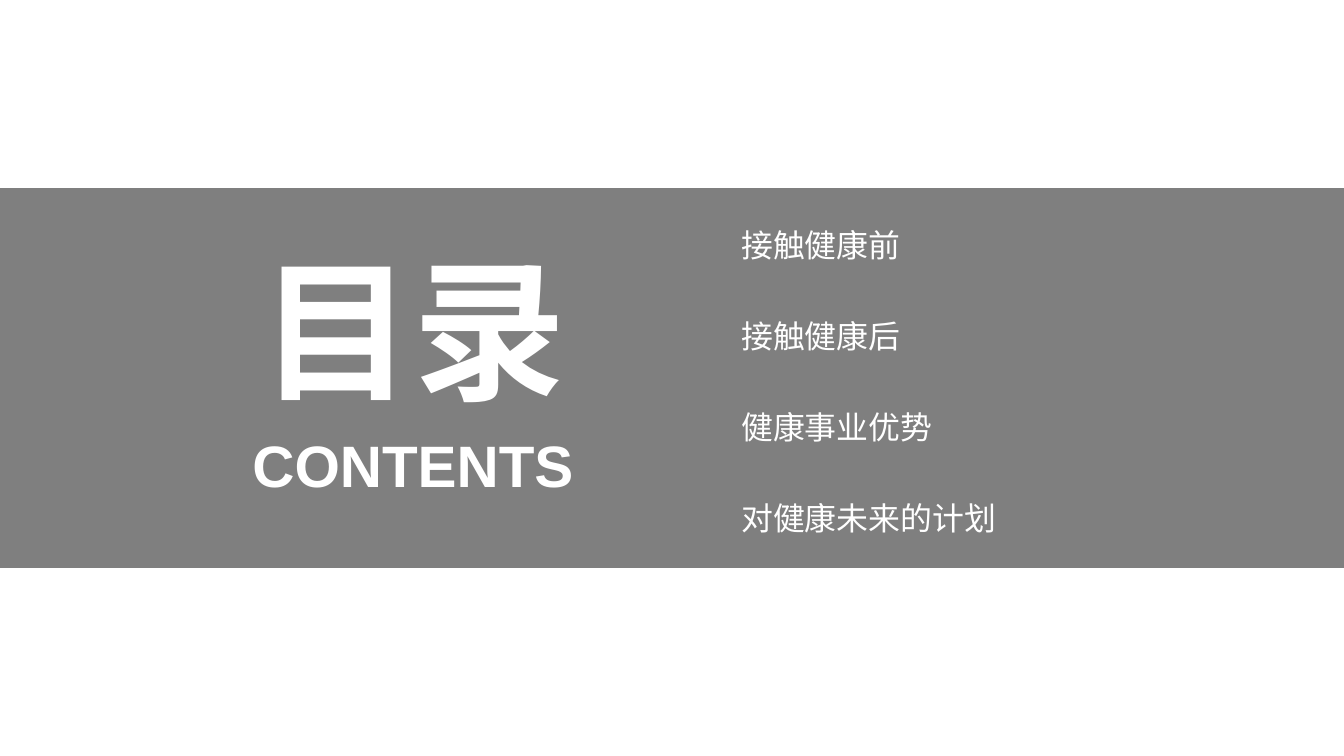
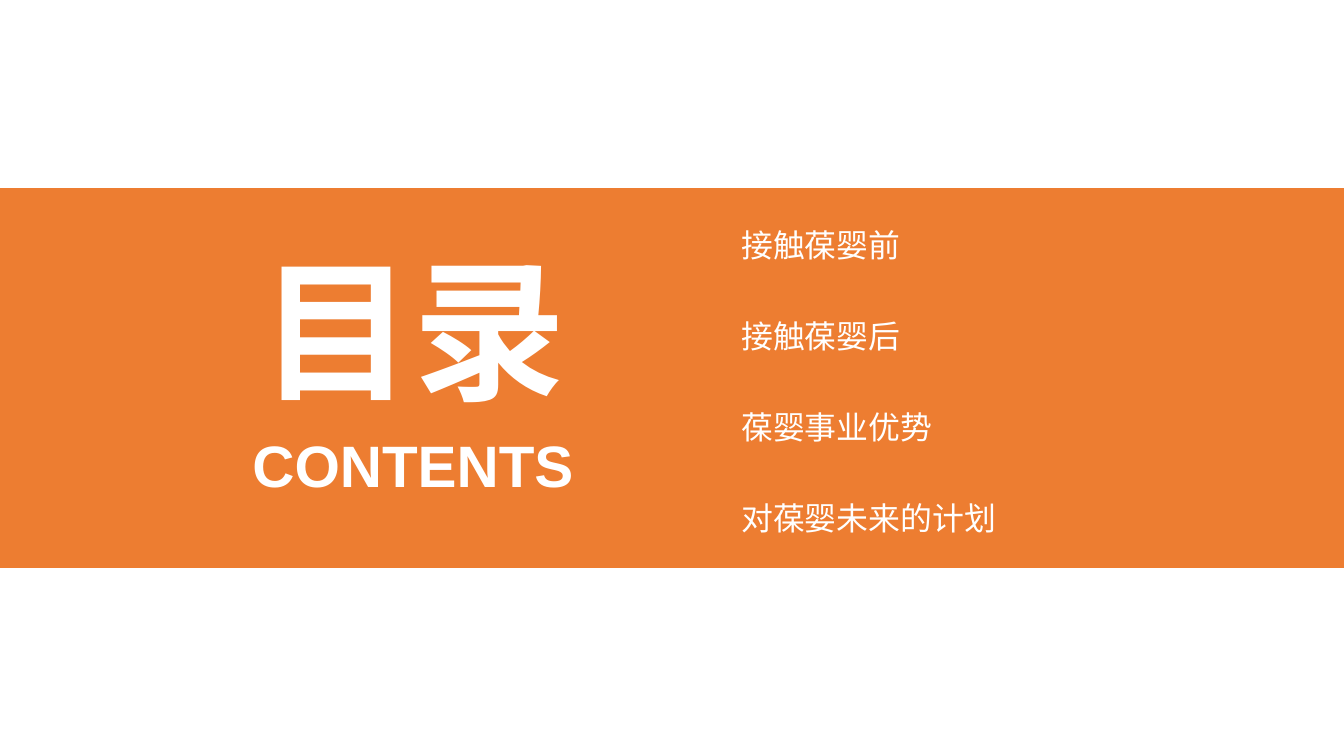
Before and after one commit to ForeverBadBoy/gradle-rabbitmq, a slide deck: slide 2 of src/main/resources/自我介绍.pptx. Drawn at 1344x756 pixels with LibreOffice and Linux fonts; fonts in the diff are those of the drawing. Boxes give left, top, right and bottom in pixels: in the first picture for what was removed or moved away, otherwise in the second. Text is boxed around its words. In the diff, an @@ line names an element or a change of style, - is before the commit and + after.

```diff
--- a/src/main/resources/自我介绍.pptx
+++ b/src/main/resources/自我介绍.pptx
@@ rectangle at [0, 188, 1344, 568]: fill #7F7F7F to #ED7D31 @@
@@ text in free at [741, 230, 900, 260]: text changed @@
-接触健康前
+接触葆婴前
@@ text in free at [741, 321, 900, 351]: text changed @@
-接触健康后
+接触葆婴后
@@ text in free at [741, 412, 932, 442]: text changed @@
-健康事业优势
+葆婴事业优势
@@ text in free at [741, 503, 996, 533]: text changed @@
-对健康未来的计划
+对葆婴未来的计划
```
Also in this commit, not shown: 11 other slides changed.
